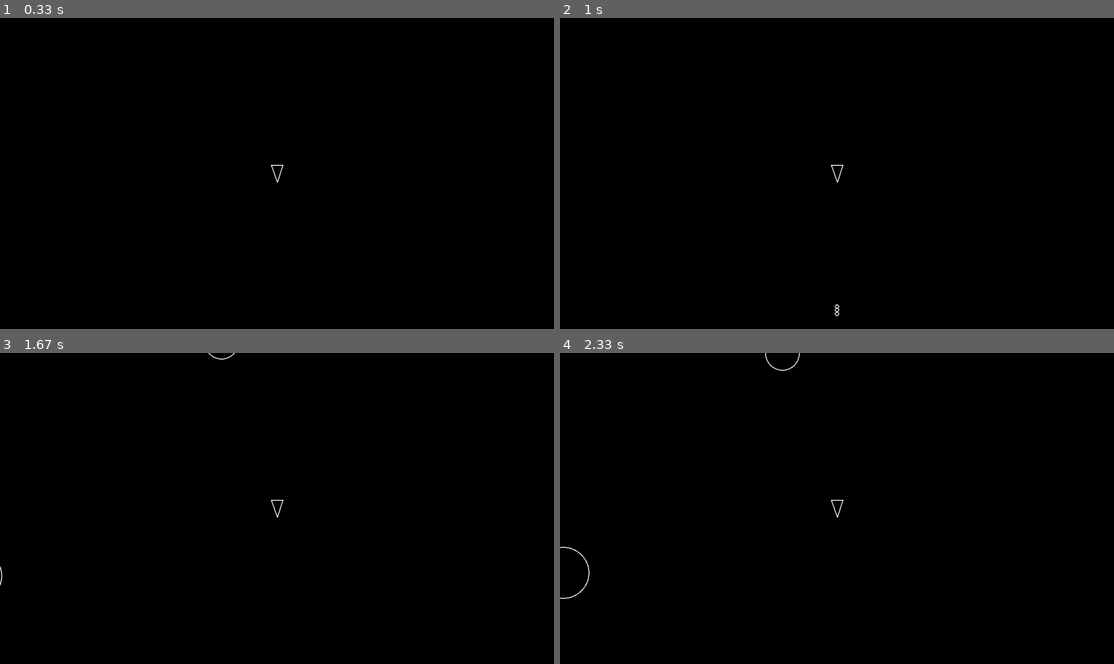
Above: before the commit, frames 1-4 (two rows, left to right).
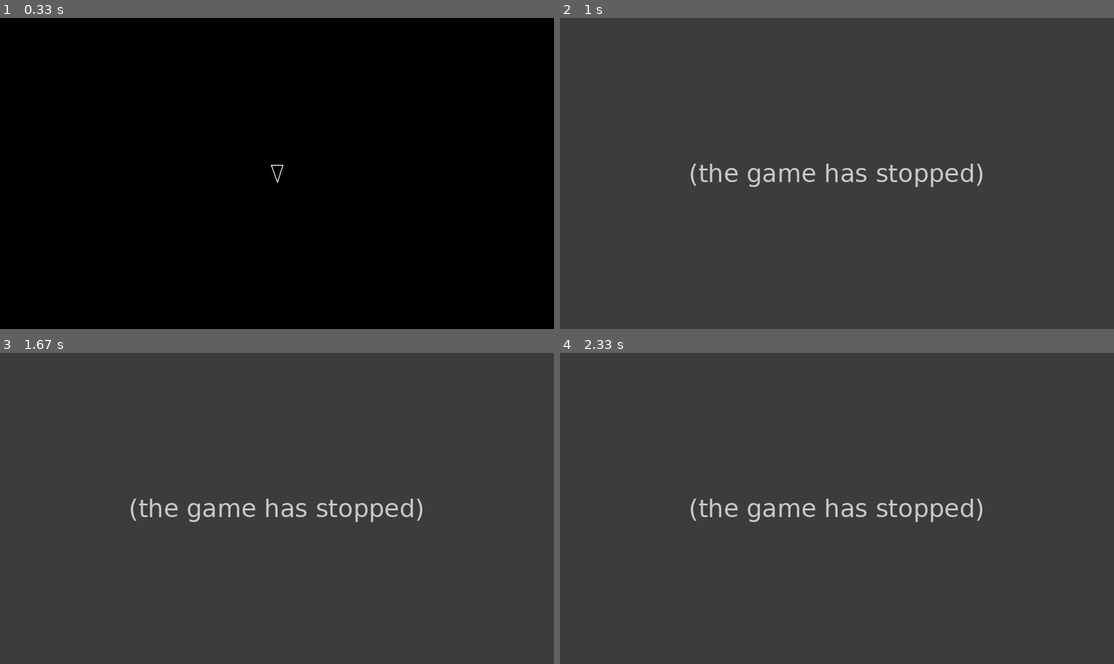
Above: after the commit, the same moments.

Repository: squatch-in/my_py_game
Game: pygame game, started from main.py
The game is run twice, just before and just after one commit, with the same random seed, the same clock (stepped at 60 frames per second) and the same inputs.
Inputs:
- Up to frame 1 (0.33 s): no input
- Up to frame 2 (1 s): tap Space at 0.33 s
- Up to frame 3 (1.67 s): no input
- Up to frame 4 (2.33 s): no input

Frame 1 is identical in both runs. In frame 2, 100% of the frame differs, in the area x 0-100%, y 0-100%; in frame 3, 100%; in frame 4, 100%.
Error after the commit: AttributeError: 'Group' object has no attribute 'colision_detect' (main.py line 41); the game stopped at 0.78 s (later frames are placeholders)

Commit message:
shoot method

Diff:
--- a/circleshape.py
+++ b/circleshape.py
@@ -24,6 +24,6 @@
 
     def colision_detect(self, other_circle):
         distance = self.position.distance_to(other_circle.position)
-        sum = self.radius + other_circle.radius
-        print(sum)
-        return (distance <= sum)
+        sums = self.radius + other_circle.radius
+        # print(sum)
+        return distance <= sums
--- a/main.py
+++ b/main.py
@@ -38,6 +38,11 @@
             obj.update(dt)
 
         for col in asteroids:
+            if shots.colision_detect(col):
+                shot.kill()
+                col.kill()
+
+        for col in asteroids:
             if player.colision_detect(col):
                 print("game over")
                 sys.exit()
--- a/player.py
+++ b/player.py
@@ -8,6 +8,7 @@
     def __init__(self, x, y):
         super().__init__(x, y, PLAYER_RADIUS)
         self.rotation = 0
+        self.timer = 0
 
     def draw(self, screen):
         pygame.draw.polygon(screen, "white", self.triangle(), 2)
@@ -22,7 +23,7 @@
 
     def update(self, dt):
         keys = pygame.key.get_pressed()
-
+        self.timer -= dt
         if keys[pygame.K_w]:
             self.move(dt)
         if keys[pygame.K_s]:
@@ -31,7 +32,8 @@
             self.rotate(-dt)
         if keys[pygame.K_d]:
             self.rotate(dt)
-        if keys[pygame.K_SPACE]:
+        if keys[pygame.K_SPACE] and self.timer <= 0:
+            self.timer = PLAYER_SHOOT_COOLDOWN
             self.shoot()
 
     def rotate(self, dt):
